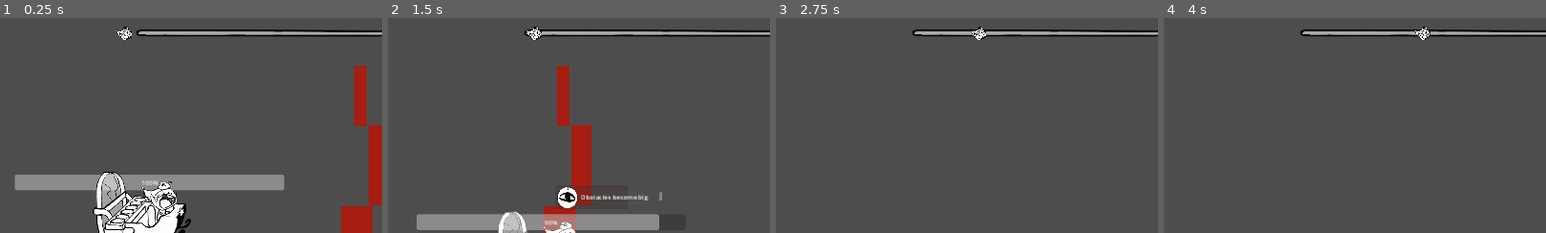
Above: before the commit, frames 1-4 (left to right).
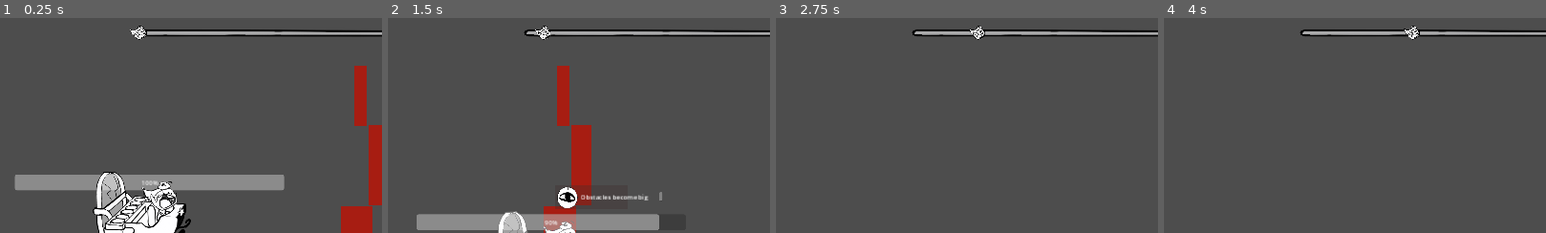
Above: after the commit, the same moments.

Repository: hsandt/ld53
Game: Godot game, scene res://scenes/test/test_level.tscn
The game is run twice, just before and just after one commit, with the same random seed, the same clock (stepped at 60 frames per second) and the same inputs. This scene is started directly instead of the project's main scene.
Inputs (mouse positions are % of the whole screen's width and height, from its top left):
- Up to frame 1 (0.25 s): no input
- Up to frame 2 (1.5 s): tap Enter (ui_accept) at 0.5, 0.77 s; move the mouse to (72, 45) at 0.52 s; hold Right (ui_right) 0.53-1.28 s; hold M (app_next_resolution) 0.53-1.28 s; click (72, 45) at 0.67 s; move the mouse to (30, 55) at 1.27 s; hold S (down) from 1.28 s (still down); tap N (app_prev_resolution) at 1.35 s
- Up to frame 3 (2.75 s): tap Enter (ui_accept) at 1.52 s; move the mouse to (60, 28) at 2.02 s; release S (down) at 2.03 s; hold Right (ui_right) from 2.03 s (still down); hold M (app_next_resolution) from 2.03 s (still down)
- Up to frame 4 (4 s): move the mouse to (45, 70) at 2.77 s; release Right (ui_right) at 2.78 s; release M (app_next_resolution) at 2.78 s; hold Up (ui_up) 2.78-3.53 s; tap N (app_prev_resolution) at 2.85 s; click (45, 70) at 2.92 s; tap Enter (ui_accept) at 3.02, 3.77 s; move the mouse to (80, 65) at 3.52 s; hold Left (ui_left) from 3.53 s (still down); hold M (app_next_resolution) from 3.53 s (still down)
The pictures show only the part of the screen within x 11-61%, y 2-52%; the shares and areas given below are measured in that part.

The runs differ from the first frame. In frame 1, 0.3% of the frame differs, in the area x 30-39%, y 3-11%; in frame 2, 0.3%; in frame 3, 0.1%; in frame 4, 0.3%.

Commit message:
fix progess bar

Diff:
--- a/prefabs/ingame/progress_bar.gd
+++ b/prefabs/ingame/progress_bar.gd
@@ -1,4 +1,4 @@
 extends Control
 
 func _on_scrolling_center_progress_changed(progression):
-	$Bar/Character.progression = progression
+	$Bar/Control/Character.progression = progression
--- a/prefabs/ingame/progress_bar.tscn
+++ b/prefabs/ingame/progress_bar.tscn
@@ -28,20 +28,38 @@
 anchors_preset = 5
 anchor_left = 0.5
 anchor_right = 0.5
-offset_left = -100.0
-offset_right = 100.0
+offset_left = -436.0
+offset_right = 435.047
 offset_bottom = 120.0
 grow_horizontal = 2
 texture = ExtResource("2_lf63l")
 expand_mode = 3
 
-[node name="Character" type="TextureRect" parent="Bar"]
+[node name="Control" type="Control" parent="Bar"]
+layout_mode = 1
+anchor_left = 0.457
+anchor_top = 0.5
+anchor_right = 0.457
+anchor_bottom = 0.5
+offset_left = -358.068
+offset_top = -50.0
+offset_right = 357.932
+offset_bottom = 50.0
+grow_horizontal = 2
+grow_vertical = 2
+
+[node name="Character" type="TextureRect" parent="Bar/Control"]
 material = SubResource("CanvasItemMaterial_renjf")
-layout_mode = 0
-offset_left = -31.0
-offset_top = -31.0
-offset_right = 33.0
-offset_bottom = 33.0
+layout_mode = 1
+anchors_preset = -1
+anchor_left = 0.054
+anchor_top = 0.327
+anchor_right = 0.054
+anchor_bottom = 0.327
+offset_left = -38.664
+offset_top = -32.7
+offset_right = 351.336
+offset_bottom = 294.3
 scale = Vector2(0.2, 0.2)
 texture = ExtResource("3_7itls")
 script = ExtResource("3_6l2ct")
--- a/scenes/first_scene2.tscn
+++ /dev/null
@@ -1,95 +0,0 @@
-[gd_scene load_steps=12 format=3 uid="uid://csp6wk7wehm4a"]
-
-[ext_resource type="PackedScene" uid="uid://bkxvhy0xyc6my" path="res://prefabs/ingame/in_game_manager.tscn" id="1_1xegr"]
-[ext_resource type="AudioStream" uid="uid://ddhkhbl82shqs" path="res://audio/bgm/Level_WIP.ogg" id="2_7mi4s"]
-[ext_resource type="Script" path="res://scripts/audio/MusicStreamPlayer.gd" id="3_m4u3p"]
-[ext_resource type="PackedScene" uid="uid://b6tjyuvk6wmn4" path="res://prefabs/ingame/progress_bar.tscn" id="4_5ud8x"]
-[ext_resource type="PackedScene" uid="uid://bigtdfruv4w60" path="res://prefabs/pause_menu_custom.tscn" id="5_r8507"]
-[ext_resource type="PackedScene" uid="uid://cgrwrw8imf0gg" path="res://prefabs/ingame/player_character_body_2d.tscn" id="6_ix61o"]
-[ext_resource type="Script" path="res://scripts/ingame/ScrollingCenter.gd" id="7_8p4a4"]
-[ext_resource type="Texture2D" uid="uid://d0vvv3dcec8mu" path="res://sprites/white_square_1x1.png" id="8_5f6l2"]
-[ext_resource type="PackedScene" uid="uid://dcqumcm4vc2x" path="res://prefabs/ingame/map_1.tscn" id="9_xupcf"]
-
-[sub_resource type="RectangleShape2D" id="RectangleShape2D_ft5pg"]
-size = Vector2(1920, 100)
-
-[sub_resource type="RectangleShape2D" id="RectangleShape2D_u0xki"]
-size = Vector2(100, 1080)
-
-[node name="Node2D" type="Node2D"]
-metadata/_edit_horizontal_guides_ = [-349.0, 350.0]
-
-[node name="InGameManager" parent="." node_paths=PackedStringArray("pause_menu", "player_character") instance=ExtResource("1_1xegr")]
-pause_menu = NodePath("../CanvasLayer/PauseMenu")
-player_character = NodePath("../PlayerCharacterBody2D")
-
-[node name="MusicStreamPlayer" type="AudioStreamPlayer" parent="."]
-unique_name_in_owner = true
-process_mode = 3
-stream = ExtResource("2_7mi4s")
-volume_db = -10.0
-autoplay = true
-bus = &"Music"
-script = ExtResource("3_m4u3p")
-
-[node name="CanvasLayer" type="CanvasLayer" parent="."]
-
-[node name="ProgressBar" parent="CanvasLayer" instance=ExtResource("4_5ud8x")]
-anchors_preset = 5
-anchor_top = 0.0
-anchor_bottom = 0.0
-grow_vertical = 1
-
-[node name="PauseMenu" parent="CanvasLayer" instance=ExtResource("5_r8507")]
-
-[node name="PlayerCharacterBody2D" parent="." instance=ExtResource("6_ix61o")]
-z_index = 10
-collision_mask = 65792
-platform_floor_layers = 4294967294
-platform_wall_layers = 256
-powder = null
-acceleration = null
-top_speed = 100
-steer_speed = null
-half_extent_y = 290
-hurt_brightness = null
-metadata/_edit_lock_ = true
-
-[node name="ScrollingCenter" type="Node2D" parent="." node_paths=PackedStringArray("player_character", "map")]
-script = ExtResource("7_8p4a4")
-player_character = NodePath("../PlayerCharacterBody2D")
-map = NodePath("../Map1")
-lookahead_distance = 500.0
-
-[node name="Camera2D" type="Camera2D" parent="ScrollingCenter"]
-
-[node name="RigidBody2D Screen Colliders (BAD causes speed up)" type="AnimatableBody2D" parent="."]
-process_mode = 4
-collision_layer = 256
-
-[node name="CollisionShape2D Up" type="CollisionShape2D" parent="RigidBody2D Screen Colliders (BAD causes speed up)"]
-position = Vector2(1, -400)
-shape = SubResource("RectangleShape2D_ft5pg")
-
-[node name="CollisionShape2D Down" type="CollisionShape2D" parent="RigidBody2D Screen Colliders (BAD causes speed up)"]
-position = Vector2(0, 400)
-shape = SubResource("RectangleShape2D_ft5pg")
-
-[node name="CollisionShape2D Left" type="CollisionShape2D" parent="RigidBody2D Screen Colliders (BAD causes speed up)"]
-position = Vector2(-1010, -0.5)
-shape = SubResource("RectangleShape2D_u0xki")
-
-[node name="CollisionShape2D Right" type="CollisionShape2D" parent="RigidBody2D Screen Colliders (BAD causes speed up)"]
-position = Vector2(1010, -0.5)
-shape = SubResource("RectangleShape2D_u0xki")
-
-[node name="Sprite2D" type="Sprite2D" parent="RigidBody2D Screen Colliders (BAD causes speed up)"]
-modulate = Color(1, 1, 1, 0.188235)
-scale = Vector2(1920, 1080)
-texture = ExtResource("8_5f6l2")
-
-[node name="Map1" parent="." instance=ExtResource("9_xupcf")]
-
-[connection signal="back_to_main_pressed" from="CanvasLayer/PauseMenu" to="InGameManager" method="_on_pause_menu_back_to_main_pressed"]
-[connection signal="resume" from="CanvasLayer/PauseMenu" to="MusicStreamPlayer" method="_on_pause_menu_resume"]
-[connection signal="progress_changed" from="ScrollingCenter" to="CanvasLayer/ProgressBar" method="_on_scrolling_center_progress_changed"]
